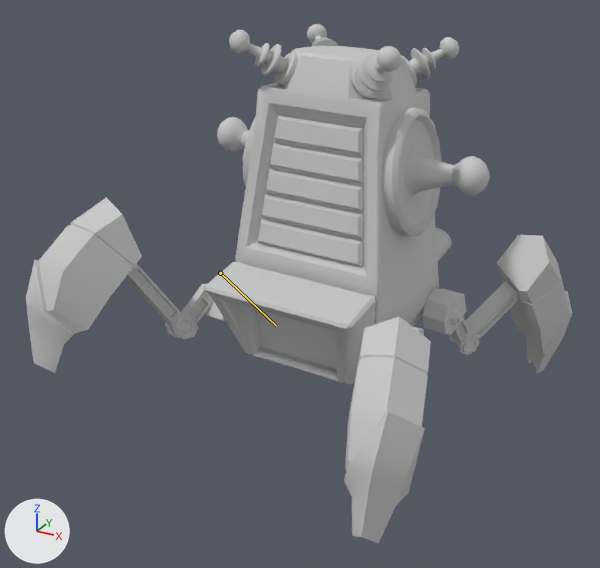
The FBX model resource/ani/캐릭터/MS04_EMP/MS04_Move_001.FBX, before and after one commit.
Both versions are drawn from a 50 mm camera at (1.15, -2.38, 1.73) aimed at (-0.07, -0.15, 0.62). The lights are fixed; the arrows at lower left show +X, +Y and +Z. Both versions are drawn at frame 5 of the action 'EMP_Machine5_Walk01'; the numbers are the values there. The bones that change are drawn over the model as lines.

In view in the first picture: 'EMP_Penal', 'EMP_model_light_Emission', 'EMP_modeling'.
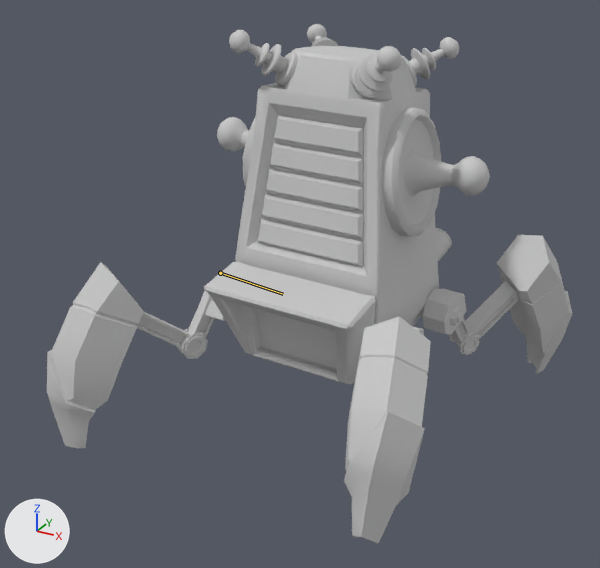
The change, as a list of edits to the scene's bpy script:
```text
Change bone_emp_leg02:
    where bone_emp_leg02 = bpy.data.objects['EMP_ALL_Body'].pose.bones['EMP_Leg02']  # child of 'EMP_Body'
    bone_emp_leg02.rotation_quaternion: (0.985, 0.102, -0.038, 0.135) -> (0.988, -0.066, 0.004, 0.136)  # degrees (11, -6, 15) -> degrees (-7, 2, 16)
```

What differs and where, as boxes (x1, y1, x2, y2) in the pictures (600 x 568 px):
'EMP_modeling', posed: before (26, 24, 572, 544); after (47, 24, 572, 544)
bone 'EMP_Leg02', root to tip: before (220, 273) to (276, 326); after (220, 273) to (283, 294)
